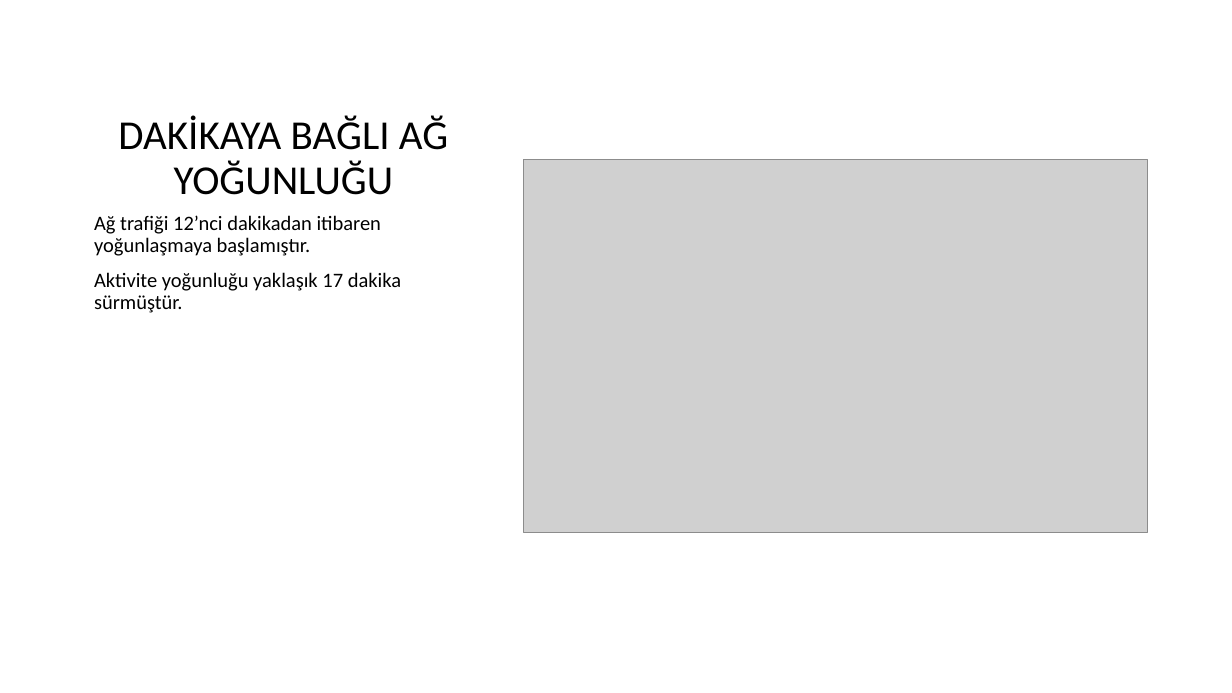
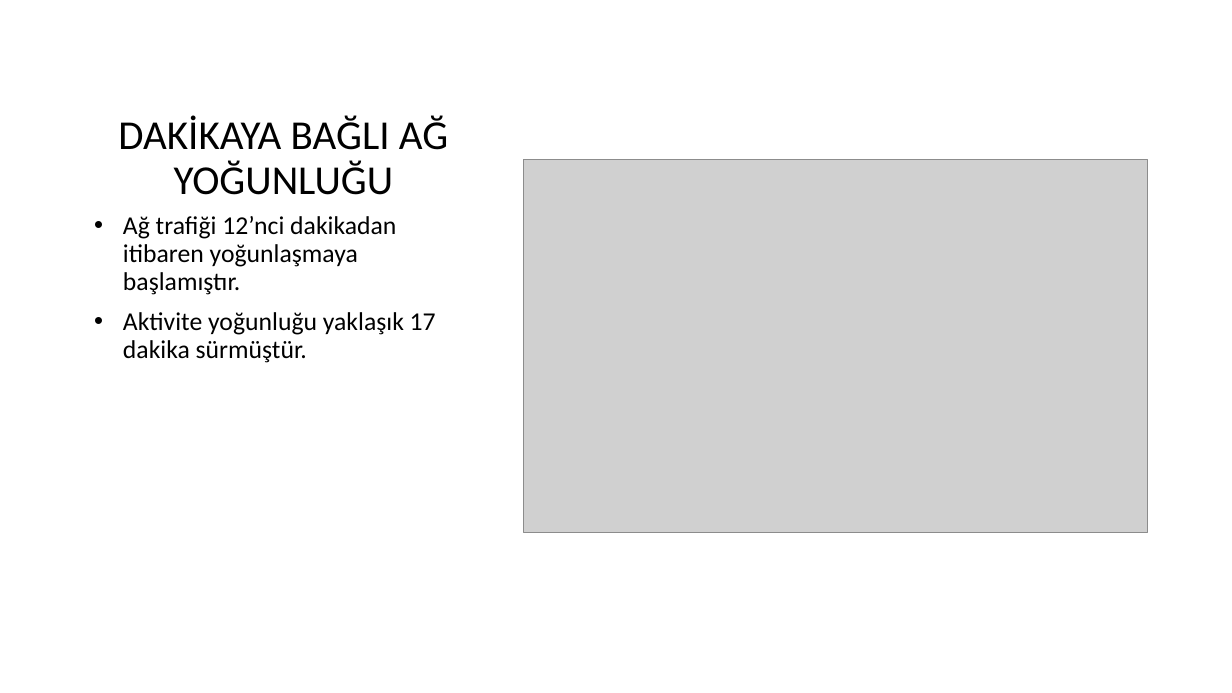
Before and after one commit to euphratesk/portf, a slide deck: slide 4 of Portfolio/ML/Classification Models/NextRay/NetworkTraffic.pptx. Drawn at 1232x693 pixels with LibreOffice and Linux fonts; fonts in the diff are those of the drawing; grey boxes stand for pictures. Boxes give left, top, right and bottom in pixels: in the first picture for what was removed or moved away, otherwise in the second. Text is boxed around its words. In the diff, an @@ line names an element or a change of style, - is before the commit and + after.

```diff
--- a/Portfolio/ML/Classification Models/NextRay/NetworkTraffic.pptx
+++ b/Portfolio/ML/Classification Models/NextRay/NetworkTraffic.pptx
@@ text "Ağ trafiği 12’nci dakikadan itibaren ..." at [123,216,436,363]: size 16 to 20 pt; bullet none to • @@
```
Also in this commit, not shown: 7 other slides changed, 9 slides added, 2 other files.
